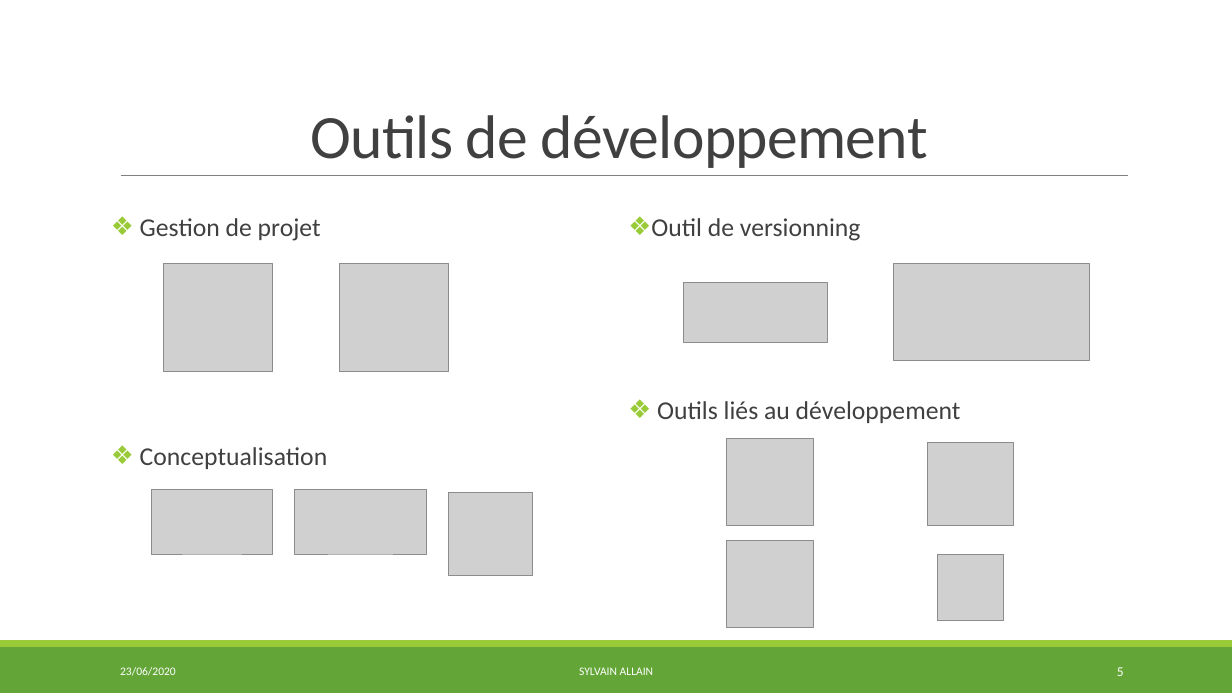
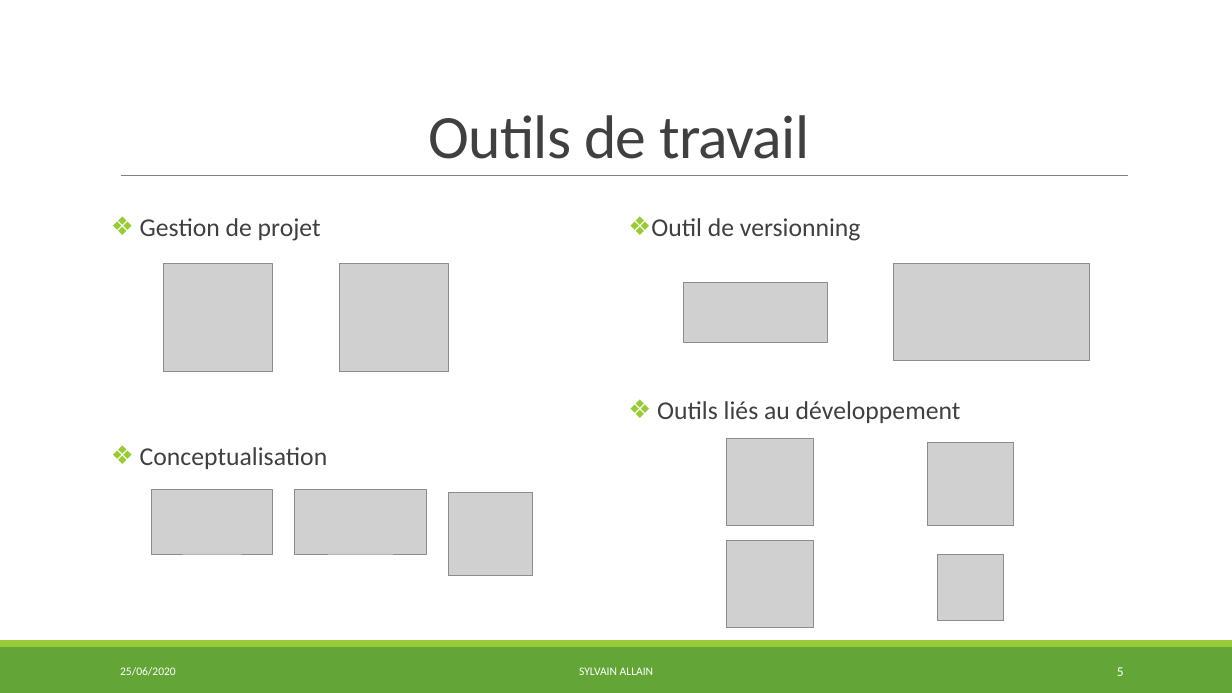
Before and after one commit to S2LF/ProjetPro, a slide deck: slide 5 of ProjetTof’Box.pptx. Drawn at 1232x693 pixels with LibreOffice and Linux fonts; fonts in the diff are those of the drawing; grey boxes stand for pictures. Boxes give left, top, right and bottom in pixels: in the first picture for what was removed or moved away, otherwise in the second. Text is boxed around its words. In the diff, an @@ line names an element or a change of style, - is before the commit and + after.

```diff
--- a/ProjetTof’Box.pptx
+++ b/ProjetTof’Box.pptx
@@ title at box(429, 115, 809, 159): text changed @@
-Outils de développement
+Outils de travail
@@ text at box(120, 667, 176, 676): text changed @@
-23/06/2020
+25/06/2020
```
Also in this commit, not shown: 29 other slides changed, 1 slide added, 2 other files.
